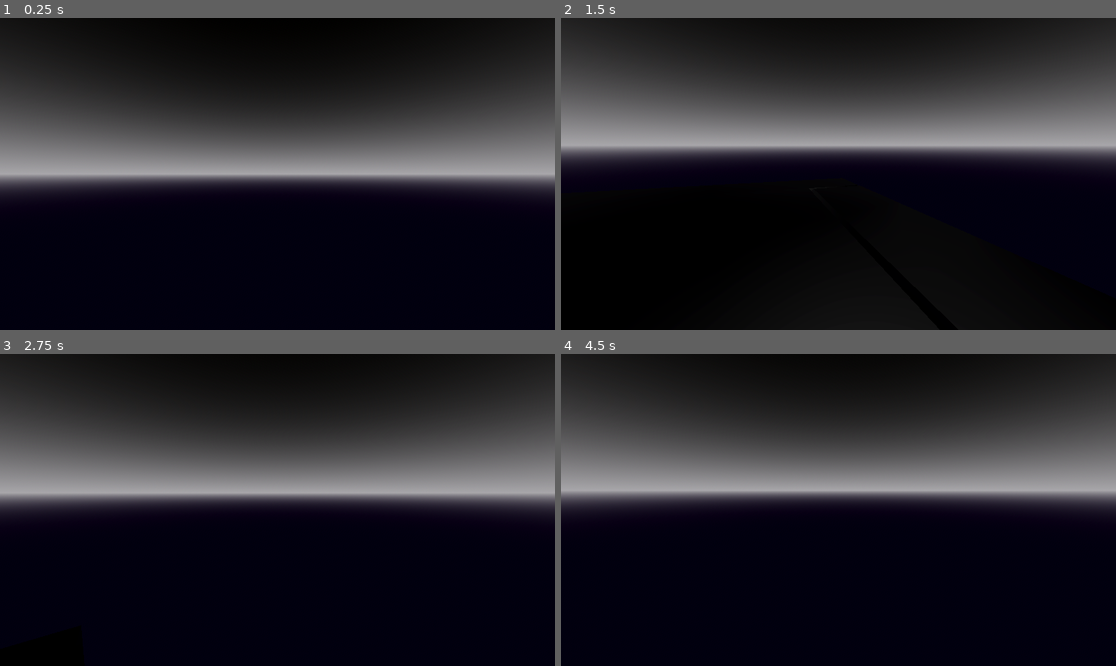
Above: before the commit, frames 1-4 (two rows, left to right).
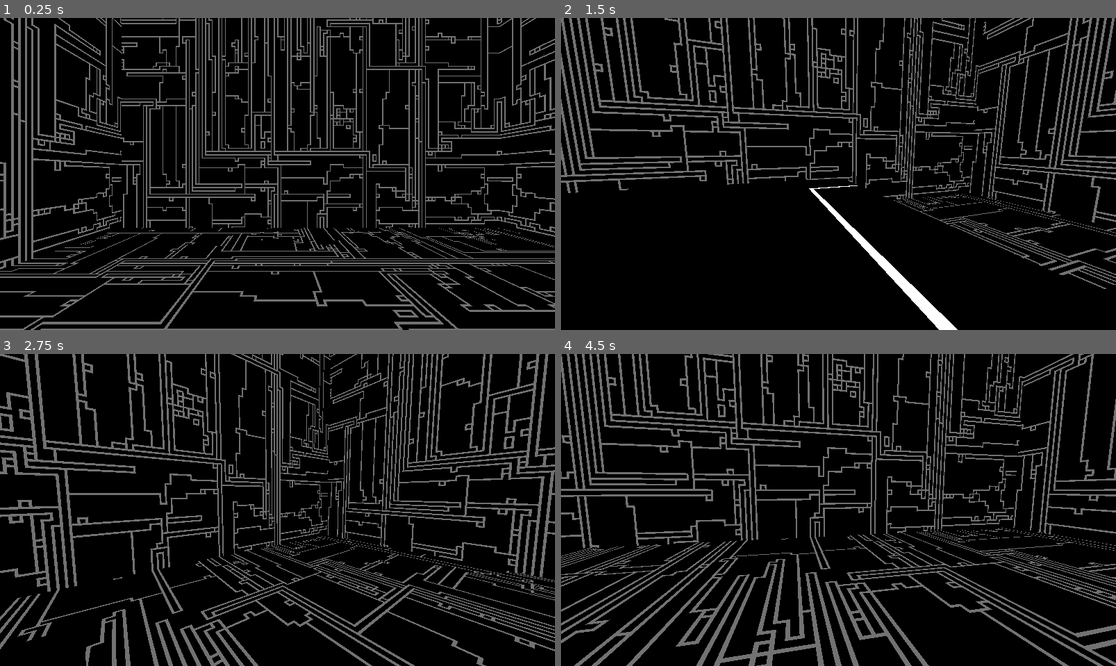
Above: after the commit, the same moments.

Repository: Artem4852/jamgame
Game: Godot game, scene res://levels/level1.tscn
Two runs of this game, one before a commit and one after it. Both use one fixed random seed, a clock stepped at 60 frames per second and the inputs below. Before the commit the project has no main scene; this scene is started directly in both runs.
Inputs (mouse positions are in pixels of both pictures, inside the frame that each line leads up to):
- Up to frame 1 (0.25 s): no input
- Up to frame 2 (1.5 s): move the mouse to (960, 158) at 0.52 s; hold D (right) 0.53-1.28 s; click (960, 158) at 0.67 s; move the mouse to (810, 174) at 1.27 s; hold W (forward) from 1.28 s (still down)
- Up to frame 3 (2.75 s): keep holding W (forward); move the mouse to (288, 503) at 2.02 s
- Up to frame 4 (4.5 s): keep holding W (forward); move the mouse to (832, 516) at 2.77 s; move the mouse to (877, 513) at 3.52 s; move the mouse to (794, 506) at 4.27 s

The runs differ from the first frame. In frame 1, 49% of the frame differs, in the area x 0-100%, y 0-100%; in frame 2, 45%; in frame 3, 49%; in frame 4, 51%.

Commit message:
worked on graphics + pressure plate mechanic

Diff:
--- a/levels/level1.tscn
+++ b/levels/level1.tscn
@@ -1,6 +1,9 @@
-[gd_scene load_steps=10 format=3 uid="uid://1tpiypk6q276"]
+[gd_scene load_steps=15 format=3 uid="uid://1tpiypk6q276"]
 
 [ext_resource type="PackedScene" uid="uid://bngo7kwdg8y5n" path="res://prefabs/platform.tscn" id="2_tybi2"]
+[ext_resource type="PackedScene" uid="uid://3ix4cscpevhp" path="res://prefabs/lamp.tscn" id="5_lx4iu"]
+[ext_resource type="PackedScene" uid="uid://ccroytbr8b1ul" path="res://models/glb/wall.glb" id="6_55r4m"]
+[ext_resource type="PackedScene" uid="uid://biyx0la5cmvda" path="res://prefabs/pressurePlate.tscn" id="7_fcatn"]
 [ext_resource type="Script" path="res://levels/PlayerController.gd" id="7_oeujf"]
 [ext_resource type="PackedScene" uid="uid://bj5err828g4eb" path="res://prefabs/bridge.tscn" id="8_yce60"]
 [ext_resource type="PackedScene" uid="uid://blfn3hbe880oe" path="res://prefabs/bridgeFinal.tscn" id="9_pu5i0"]
@@ -15,7 +18,8 @@
 sky_material = SubResource("ProceduralSkyMaterial_3t88u")
 
 [sub_resource type="Environment" id="Environment_x5w1c"]
-background_mode = 2
+background_mode = 1
+background_color = Color(0.0453124, 0.0453124, 0.0453124, 1)
 sky = SubResource("Sky_ih6yg")
 tonemap_mode = 2
 glow_enabled = true
@@ -25,24 +29,23 @@
 [sub_resource type="ConvexPolygonShape3D" id="ConvexPolygonShape3D_ychiv"]
 points = PackedVector3Array(-0.125207, -0.532801, -0.480507, 0.0227831, 0.47607, 0.498884, 0.169713, 0.559144, 0.464172 …(924 unchanged characters)…
 
+[sub_resource type="BoxShape3D" id="BoxShape3D_34xvq"]
+
+[sub_resource type="BoxMesh" id="BoxMesh_1o1vl"]
+
 [node name="Node3D" type="Node3D"]
 
 [node name="Environment" type="Node" parent="."]
 
 [node name="WorldEnvironment" type="WorldEnvironment" parent="Environment"]
 environment = SubResource("Environment_x5w1c")
-
-[node name="OmniLight3D" type="OmniLight3D" parent="Environment"]
-transform = Transform3D(1, 0, 0, 0, 1, 0, 0, 0, 1, 0, 21.8634, -4.66621)
-light_energy = 5.929
-omni_range = 11.363
 
 [node name="Player" type="CharacterBody3D" parent="."]
 transform = Transform3D(1, -3.48787e-16, 3.48787e-16, 3.48787e-16, 1, -3.48787e-16, -3.48787e-16, 3.48787e-16, 1, -1.25366, 16.1576, -3.07966)
 script = ExtResource("7_oeujf")
 
 [node name="Mesh" type="MeshInstance3D" parent="Player"]
-transform = Transform3D(1, 0, 0, 0, 1, 0, 0, 0, 1, 2.08165e-12, 2.08165e-12, 2.08165e-12)
+transform = Transform3D(1, -1.21652e-31, 0, -1.21652e-31, 1, 0, 0, 0, 1, 2.96133, 0, 3.22427)
 mesh = SubResource("CapsuleMesh_3h40d")
 
 [node name="CollisionShape3D" type="CollisionShape3D" parent="Player"]
@@ -53,65 +56,164 @@
 transform = Transform3D(1, 0, 0, 0, 1, 0, 0, 0, 1, 0, 0.393746, 0)
 
 [node name="Camera3D" type="Camera3D" parent="Player/cameraPivot"]
-
-[node name="platform1" parent="." instance=ExtResource("2_tybi2")]
-
-[node name="platform2" parent="." instance=ExtResource("2_tybi2")]
+transform = Transform3D(1, -1.21652e-31, 0, -1.21652e-31, 1, 0, 0, 0, 1, 0, 0, 0)
+
+[node name="Platforms" type="Node3D" parent="."]
+
+[node name="platform1" parent="Platforms" instance=ExtResource("2_tybi2")]
+
+[node name="platform2" parent="Platforms" instance=ExtResource("2_tybi2")]
 transform = Transform3D(-4.37114e-08, 3.48787e-16, 1, 3.48787e-16, 1, -3.48787e-16, -1, 3.48787e-16, -4.37114e-08, -3.73904, 2.45205, 24.8147)
 
-[node name="platform3" parent="." instance=ExtResource("2_tybi2")]
+[node name="platform3" parent="Platforms" instance=ExtResource("2_tybi2")]
 transform = Transform3D(-1, 3.48787e-16, -8.74228e-08, 3.48787e-16, 1, -3.48787e-16, 8.74228e-08, -3.48787e-16, -1, -6.45874, 4.07277, 44.2502)
 
-[node name="platform4" parent="." instance=ExtResource("2_tybi2")]
+[node name="platform4" parent="Platforms" instance=ExtResource("2_tybi2")]
 transform = Transform3D(-1, 3.48787e-16, -8.74228e-08, 3.48787e-16, 1, -3.48787e-16, 8.74228e-08, -3.48787e-16, -1, 12.845, 2.39406, 52.3496)
 
-[node name="platform7" parent="." instance=ExtResource("2_tybi2")]
-transform = Transform3D(-1, 3.48787e-16, -8.74228e-08, 3.48787e-16, 1, -3.48787e-16, 8.74228e-08, -3.48787e-16, -1, 38.2451, 4.87484, 46.7783)
-
-[node name="platform8" parent="." instance=ExtResource("2_tybi2")]
-transform = Transform3D(-1, 3.48787e-16, -8.74228e-08, 3.48787e-16, 1, -3.48787e-16, 8.74228e-08, -3.48787e-16, -1, 60.6562, 6.84559, 41.1062)
-
-[node name="Bridge" parent="." instance=ExtResource("8_yce60")]
+[node name="platform7" parent="Platforms" instance=ExtResource("2_tybi2")]
+transform = Transform3D(1, -3.48787e-16, 0, 3.48787e-16, 1, -3.48787e-16, 0, 3.48787e-16, 1, 38.2451, 4.87484, 46.7783)
+
+[node name="platform8" parent="Platforms" instance=ExtResource("2_tybi2")]
+transform = Transform3D(-4.37114e-08, 3.48787e-16, 1, 3.48787e-16, 1, -3.48787e-16, -1, 3.48787e-16, -4.37114e-08, 60.6562, 6.84559, 41.1062)
+
+[node name="Bridges" type="Node3D" parent="."]
+
+[node name="Bridge" parent="Bridges" instance=ExtResource("8_yce60")]
 transform = Transform3D(1, 0, 0, 0, 1, 0, 0, 0, 1, 3.17377, -0.0445471, 7.86156)
 
-[node name="Bridge2" parent="." instance=ExtResource("8_yce60")]
+[node name="Bridge2" parent="Bridges" instance=ExtResource("8_yce60")]
 transform = Transform3D(1, 0, -0.000802851, 0, 1, 0, 0.000802851, 0, 1, 1.17648, 0.505797, 10.5892)
 
-[node name="Bridge3" parent="." instance=ExtResource("8_yce60")]
+[node name="Bridge3" parent="Bridges" instance=ExtResource("8_yce60")]
 transform = Transform3D(1, 0, 0, 0, 1, 0, 0, 0, 1, 1.79547, 0.999935, 13.5489)
 
-[node name="BridgeEnd" parent="." instance=ExtResource("9_pu5i0")]
+[node name="BridgeEnd" parent="Bridges" instance=ExtResource("9_pu5i0")]
 transform = Transform3D(1, 0, 0, 0, 1, 0, 0, 0, 1, -0.466819, 1.52994, 16.5303)
 
-[node name="Bridge4" parent="." instance=ExtResource("8_yce60")]
+[node name="Bridge4" parent="Bridges" instance=ExtResource("8_yce60")]
 transform = Transform3D(1, 0, 0, 0, 1, 0, 0, 0, 1, -4.58127, 2.54912, 33.0043)
 
-[node name="BridgeEnd2" parent="." instance=ExtResource("9_pu5i0")]
+[node name="BridgeEnd2" parent="Bridges" instance=ExtResource("9_pu5i0")]
 transform = Transform3D(1, 0, 0, 0, 1, 0, 0, 0, 1, -3.7968, 3.12396, 35.9885)
 
-[node name="Bridge5" parent="." instance=ExtResource("8_yce60")]
+[node name="Bridge5" parent="Bridges" instance=ExtResource("8_yce60")]
 transform = Transform3D(1.31134e-07, 0, -1, 0, 1, 0, 1, 0, 1.31134e-07, 4.61495, 2.53278, 49.1175)
 
-[node name="BridgeEnd3" parent="." instance=ExtResource("9_pu5i0")]
+[node name="BridgeEnd3" parent="Bridges" instance=ExtResource("9_pu5i0")]
 transform = Transform3D(1.31134e-07, 0, -1, 0, 1, 0, 1, 0, 1.31134e-07, 1.63075, 3.10762, 47.4291)
 
-[node name="Bridge6" parent="." instance=ExtResource("8_yce60")]
+[node name="Bridge6" parent="Bridges" instance=ExtResource("8_yce60")]
 transform = Transform3D(-2.29986e-07, 0, 1, 0, 1, 0, -1, 0, -2.27434e-07, 21.0516, 2.46686, 49.0518)
 
-[node name="Bridge7" parent="." instance=ExtResource("8_yce60")]
+[node name="Bridge7" parent="Bridges" instance=ExtResource("8_yce60")]
 transform = Transform3D(-2.29986e-07, 0, 1, 0, 1, 0, -1, 0, -2.27434e-07, 24.0276, 2.95276, 50.015)
 
-[node name="Bridge8" parent="." instance=ExtResource("8_yce60")]
+[node name="Bridge8" parent="Bridges" instance=ExtResource("8_yce60")]
 transform = Transform3D(-2.29986e-07, 0, 1, 0, 1, 0, -1, 0, -2.27434e-07, 27.0446, 3.46451, 49.5632)
 
-[node name="BridgeEnd4" parent="." instance=ExtResource("9_pu5i0")]
+[node name="BridgeEnd4" parent="Bridges" instance=ExtResource("9_pu5i0")]
 transform = Transform3D(-2.29986e-07, 0, 1, 0, 1, 0, -1, 0, -2.27434e-07, 30.0478, 3.91289, 49.9726)
 
-[node name="Bridge9" parent="." instance=ExtResource("8_yce60")]
+[node name="Bridge9" parent="Bridges" instance=ExtResource("8_yce60")]
 transform = Transform3D(-2.29986e-07, 0, 1, 0, 1, 0, -1, 0, -2.27434e-07, 46.3986, 4.9845, 43.5297)
 
-[node name="Bridge10" parent="." instance=ExtResource("8_yce60")]
+[node name="Bridge10" parent="Bridges" instance=ExtResource("8_yce60")]
 transform = Transform3D(-2.29986e-07, 0, 1, 0, 1, 0, -1, 0, -2.27434e-07, 49.3745, 5.4704, 42.744)
 
-[node name="BridgeEnd5" parent="." instance=ExtResource("9_pu5i0")]
+[node name="BridgeEnd5" parent="Bridges" instance=ExtResource("9_pu5i0")]
 transform = Transform3D(-2.29986e-07, 0, 1, 0, 1, 0, -1, 0, -2.27434e-07, 52.4252, 5.94399, 44.4504)
+
+[node name="Walls" type="Node3D" parent="."]
+
+[node name="wall" parent="Walls" instance=ExtResource("6_55r4m")]
+transform = Transform3D(-4.37114e-08, 0, 1, 0, 1, 0, -1, 0, -4.37114e-08, 27.1224, 43.9758, 146.463)
+
+[node name="wall2" parent="Walls" instance=ExtResource("6_55r4m")]
+transform = Transform3D(-4.37114e-08, 0, 1, 0, 1, 0, -1, 0, -4.37114e-08, 27.1224, 43.9758, -177.392)
+
+[node name="wall3" parent="Walls" instance=ExtResource("6_55r4m")]
+transform = Transform3D(-1, 0, -8.74228e-08, 0, 1, 0, 8.74228e-08, 0, -1, 189.05, 43.9758, -15.4646)
+
+[node name="wall4" parent="Walls" instance=ExtResource("6_55r4m")]
+transform = Transform3D(-1, 0, -8.74228e-08, 0, 1, 0, 8.74228e-08, 0, -1, -134.805, 43.9758, -15.4646)
+
+[node name="wall5" parent="Walls" instance=ExtResource("6_55r4m")]
+transform = Transform3D(4.37114e-08, -1, 3.82137e-15, -1, -4.37114e-08, -8.74228e-08, 8.74228e-08, 0, -1, 27.1224, 205.904, -15.4646)
+
+[node name="wall6" parent="Walls" instance=ExtResource("6_55r4m")]
+transform = Transform3D(4.37114e-08, -1, 3.82137e-15, -1, -4.37114e-08, -8.74228e-08, 8.74228e-08, 0, -1, 27.122, -30, -15.465)
+
+[node name="PressurePlate" parent="." instance=ExtResource("7_fcatn")]
+transform = Transform3D(1, 0, 0, 0, 1, 0, 0, 0, 1, 2.24693, 12.4681, -4.8078)
+
+[node name="Props" type="Node3D" parent="."]
+
+[node name="StaticBody3D" parent="Props" instance=ExtResource("5_lx4iu")]
+transform = Transform3D(1, 0, 0, 0, 1, 0, 0, 0, 1, 5.33377, 12.4572, -5.22514)
+
+[node name="StaticBody3D3" parent="Props" instance=ExtResource("5_lx4iu")]
+transform = Transform3D(1, 0, 0, 0, 1, 0, 0, 0, 1, 1.68542, 14.8593, 26.9978)
+
+[node name="StaticBody3D5" parent="Props" instance=ExtResource("5_lx4iu")]
+transform = Transform3D(1, 0, 0, 0, 1, 0, 0, 0, 1, -6.51326, 16.5926, 49.7237)
+
+[node name="StaticBody3D6" parent="Props" instance=ExtResource("5_lx4iu")]
+transform = Transform3D(1, 0, 0, 0, 1, 0, 0, 0, 1, 13.2067, 14.7994, 46.6476)
+
+[node name="StaticBody3D7" parent="Props" instance=ExtResource("5_lx4iu")]
+transform = Transform3D(1, 0, 0, 0, 1, 0, 0, 0, 1, 18.3558, 14.7994, 57.8381)
+
+[node name="StaticBody3D8" parent="Props" instance=ExtResource("5_lx4iu")]
+transform = Transform3D(1, 0, 0, 0, 1, 0, 0, 0, 1, 34.6253, 17.3242, 43.2747)
+
+[node name="StaticBody3D9" parent="Props" instance=ExtResource("5_lx4iu")]
+transform = Transform3D(1, 0, 0, 0, 1, 0, 0, 0, 1, 42.0566, 17.3242, 50.5701)
+
+[node name="StaticBody3D10" parent="Props" instance=ExtResource("5_lx4iu")]
+transform = Transform3D(1, 0, 0, 0, 1, 0, 0, 0, 1, 66.0071, 19.1993, 35.6754)
+
+[node name="StaticBody3D11" parent="Props" instance=ExtResource("5_lx4iu")]
+transform = Transform3D(1, 0, 0, 0, 1, 0, 0, 0, 1, 55.0591, 19.1993, 40.4903)
+
+[node name="StaticBody3D4" parent="Props" instance=ExtResource("5_lx4iu")]
+transform = Transform3D(1, 0, 0, 0, 1, 0, 0, 0, 1, -8.7802, 14.8593, 19.449)
+
+[node name="StaticBody3D2" parent="Props" instance=ExtResource("5_lx4iu")]
+transform = Transform3D(1, 0, 0, 0, 1, 0, 0, 0, 1, -2.19459, 12.4572, 4.61867)
+
+[node name="RigidBody3D" type="RigidBody3D" parent="."]
+transform = Transform3D(1, 0, 0, 0, 1, 0, 0, 0, 1, 2.38279, 18.6811, -4.75667)
+mass = 100.0
+metadata/tag = "crate"
+
+[node name="CollisionShape3D" type="CollisionShape3D" parent="RigidBody3D"]
+shape = SubResource("BoxShape3D_34xvq")
+
+[node name="MeshInstance3D" type="MeshInstance3D" parent="RigidBody3D"]
+transform = Transform3D(1, 0, 0, 0, 1, 0, 0, 0, 1, -0.00343776, -9.53674e-07, -0.00215673)
+mesh = SubResource("BoxMesh_1o1vl")
+
+[node name="RigidBody3D2" type="RigidBody3D" parent="."]
+transform = Transform3D(1, 0, 0, 0, 1, 0, 0, 0, 1, 2.38279, 24.6563, -4.75667)
+mass = 100.0
+metadata/tag = "crate"
+
+[node name="CollisionShape3D" type="CollisionShape3D" parent="RigidBody3D2"]
+shape = SubResource("BoxShape3D_34xvq")
+
+[node name="MeshInstance3D" type="MeshInstance3D" parent="RigidBody3D2"]
+transform = Transform3D(1, 0, 0, 0, 1, 0, 0, 0, 1, -0.00343776, -9.53674e-07, -0.00215673)
+mesh = SubResource("BoxMesh_1o1vl")
+
+[node name="RigidBody3D3" type="RigidBody3D" parent="."]
+transform = Transform3D(1, 0, 0, 0, 1, 0, 0, 0, 1, 2.38279, 33.3966, -4.75667)
+mass = 100.0
+metadata/tag = "crate"
+
+[node name="CollisionShape3D" type="CollisionShape3D" parent="RigidBody3D3"]
+shape = SubResource("BoxShape3D_34xvq")
+
+[node name="MeshInstance3D" type="MeshInstance3D" parent="RigidBody3D3"]
+transform = Transform3D(1, 0, 0, 0, 1, 0, 0, 0, 1, -0.00343776, -9.53674e-07, -0.00215673)
+mesh = SubResource("BoxMesh_1o1vl")
--- /dev/null
+++ b/models/glb/pressurePlate.gd
@@ -0,0 +1,33 @@
+extends Node3D
+
+@export var collider: CollisionShape3D
+@export var plate: StaticBody3D
+@export var bridge1: StaticBody3D
+@export var bridge2: StaticBody3D
+@export var bridge3: StaticBody3D
+@export var bridge4: StaticBody3D
+
+func _ready():
+	pass
+
+func check_for_overlaps():
+	var area = collider.get_parent() as Area3D
+	if area:
+		var overlapping_bodies = area.get_overlapping_bodies()
+		var n = 0;
+		for body in overlapping_bodies:
+			var tag = body.get_meta('tag')
+			if tag == 'crate' and int(body.linear_velocity.y) == 0:
+				print("Overlapping with Crate ", n)
+				n += 1
+		return n
+
+
+func _process(delta):
+	var overlaps = check_for_overlaps()
+	plate.position.y = clamp(-0.02 * overlaps, -0.1, 0)
+	if bridge1:
+		if overlaps > 1:
+			bridge1.position.y == -0.045
+		else:
+			bridge1.position.y == -100
--- a/prefabs/bridge.tscn
+++ b/prefabs/bridge.tscn
@@ -8,14 +8,16 @@
 [sub_resource type="BoxShape3D" id="BoxShape3D_12rm2"]
 size = Vector3(6.11499, 1, 1)
 
-[node name="Bridge" type="StaticBody3D"]
+[node name="Bridge" type="Node3D"]
 transform = Transform3D(1, 0, 0, 0, 1, 0, 0, 0, 1, 2.08165e-12, 2.08165e-12, 2.08165e-12)
 
-[node name="Mesh" parent="." instance=ExtResource("1_uui2s")]
+[node name="StaticBody3D" type="StaticBody3D" parent="."]
 
-[node name="CollisionShape3D" type="CollisionShape3D" parent="."]
+[node name="Mesh" parent="StaticBody3D" instance=ExtResource("1_uui2s")]
+
+[node name="CollisionShape3D" type="CollisionShape3D" parent="StaticBody3D"]
 shape = SubResource("BoxShape3D_1o7nk")
 
-[node name="CollisionShape3D2" type="CollisionShape3D" parent="."]
+[node name="CollisionShape3D2" type="CollisionShape3D" parent="StaticBody3D"]
 transform = Transform3D(1, 0, 0, 0, 0.83981, 0.542881, 0, -0.542881, 0.83981, 0, 12.1624, -1.23959)
 shape = SubResource("BoxShape3D_12rm2")
--- /dev/null
+++ b/prefabs/lamp.tscn
@@ -0,0 +1,40 @@
+[gd_scene load_steps=3 format=3 uid="uid://3ix4cscpevhp"]
+
+[ext_resource type="PackedScene" uid="uid://c6hvrxfc6xsch" path="res://models/glb/lamp.glb" id="1_lv7pj"]
+
+[sub_resource type="BoxShape3D" id="BoxShape3D_ftr0c"]
+size = Vector3(1, 1.93597, 1)
+
+[node name="StaticBody3D" type="StaticBody3D"]
+
+[node name="lamp" parent="." instance=ExtResource("1_lv7pj")]
+transform = Transform3D(1, 0, 0, 0, 1, 0, 0, 0, 1, 2.08165e-12, 1, 2.08165e-12)
+
+[node name="CollisionShape3D" type="CollisionShape3D" parent="."]
+transform = Transform3D(1, 0, 0, 0, 1, 0, 0, 0, 1, 0, 1.02017, 0)
+shape = SubResource("BoxShape3D_ftr0c")
+
+[node name="SpotLight3D" type="SpotLight3D" parent="."]
+transform = Transform3D(1, 0, 0, 0, 1, 0, 0, 0, 1, 2.08165e-12, 1, -0.515958)
+spot_range = 10.0
+spot_angle = 90.0
+
+[node name="SpotLight3D2" type="SpotLight3D" parent="."]
+transform = Transform3D(-1, 0, -8.74228e-08, 0, 1, 0, 8.74228e-08, 0, -1, 2.08165e-12, 1, 0.505273)
+spot_range = 10.0
+spot_angle = 90.0
+
+[node name="SpotLight3D6" type="SpotLight3D" parent="."]
+transform = Transform3D(-1, 0, -8.74228e-08, 8.74228e-08, -4.37114e-08, -1, -3.82137e-15, -1, 4.37114e-08, 2.08165e-12, 2.0102, -0.00534263)
+spot_range = 10.0
+spot_angle = 90.0
+
+[node name="SpotLight3D3" type="SpotLight3D" parent="."]
+transform = Transform3D(-4.37114e-08, 0, -1, 0, 1, 0, 1, 0, -4.37114e-08, 0.510616, 1, -0.00534258)
+spot_range = 10.0
+spot_angle = 90.0
+
+[node name="SpotLight3D4" type="SpotLight3D" parent="."]
+transform = Transform3D(-4.37114e-08, 0, 1, 0, 1, 0, -1, 0, -4.37114e-08, -0.510616, 1, -0.00534263)
+spot_range = 10.0
+spot_angle = 90.0
--- /dev/null
+++ b/prefabs/pressurePlate.tscn
@@ -0,0 +1,37 @@
+[gd_scene load_steps=6 format=3 uid="uid://biyx0la5cmvda"]
+
+[ext_resource type="PackedScene" uid="uid://dki6c3p8c7vbj" path="res://models/glb/pressurePlatePlate.glb" id="1_f0478"]
+[ext_resource type="Script" path="res://models/glb/pressurePlate.gd" id="2_fcbog"]
+[ext_resource type="PackedScene" uid="uid://bg48ra6fuo0r6" path="res://models/glb/pressurePlateBase.glb" id="3_qlhoo"]
+
+[sub_resource type="BoxShape3D" id="BoxShape3D_fxobq"]
+size = Vector3(2.00586, 0.0291748, 1.98608)
+
+[sub_resource type="BoxShape3D" id="BoxShape3D_ieqt2"]
+size = Vector3(1.98047, 10.2121, 1.97754)
+
+[node name="PressurePlate" type="Node3D" node_paths=PackedStringArray("collider", "plate")]
+script = ExtResource("2_fcbog")
+collider = NodePath("StaticBody3D/Area3D/CollisionShape3D")
+plate = NodePath("StaticBody3D")
+
+[node name="StaticBody3D2" type="StaticBody3D" parent="."]
+
+[node name="pressurePlateBase" parent="StaticBody3D2" instance=ExtResource("3_qlhoo")]
+transform = Transform3D(1, 0, 0, 0, 1, 0, 0, 0, 1, 2.08165e-12, 2.08165e-12, 2.08165e-12)
+
+[node name="CollisionShape3D" type="CollisionShape3D" parent="StaticBody3D2"]
+transform = Transform3D(1, 0, 0, 0, 1, 0, 0, 0, 1, 0, 0.0717773, 0)
+shape = SubResource("BoxShape3D_fxobq")
+
+[node name="StaticBody3D" type="StaticBody3D" parent="."]
+
+[node name="pressurePlatePlate" parent="StaticBody3D" instance=ExtResource("1_f0478")]
+transform = Transform3D(1, 0, 0, 0, 1, 0, 0, 0, 1, 2.08165e-12, 2.08165e-12, 2.08165e-12)
+
+[node name="Area3D" type="Area3D" parent="StaticBody3D"]
+transform = Transform3D(1, 0, 0, 0, 1, 0, 0, 0, 1, 0, 0.302268, 0)
+
+[node name="CollisionShape3D" type="CollisionShape3D" parent="StaticBody3D/Area3D"]
+transform = Transform3D(1, 0, 0, 0, 1, 0, 0, 0, 1, 0, 4.96418, 0)
+shape = SubResource("BoxShape3D_ieqt2")
--- a/project.godot
+++ b/project.godot
@@ -11,6 +11,7 @@
 [application]
 
 config/name="Game"
+run/main_scene="res://levels/level1.tscn"
 config/features=PackedStringArray("4.2", "Forward Plus")
 config/icon="res://icon.svg"
 
Binary file changed: models/glb/bridge1.glb
Binary file changed: models/glb/bridge2.glb
Binary file changed: models/glb/bridge3.glb
Binary file changed: models/glb/bridge4.glb
Binary file changed: models/glb/bridge5.glb
Binary file changed: models/glb/bridge6.glb
Binary file added: models/glb/lamp.glb
Not shown, added: models/glb/lamp.glb.import
Binary file changed: models/glb/platform1.glb
Binary file changed: models/glb/platform2.glb
Binary file changed: models/glb/platform3.glb
Binary file changed: models/glb/platform4.glb
(and 6 more such lines)
